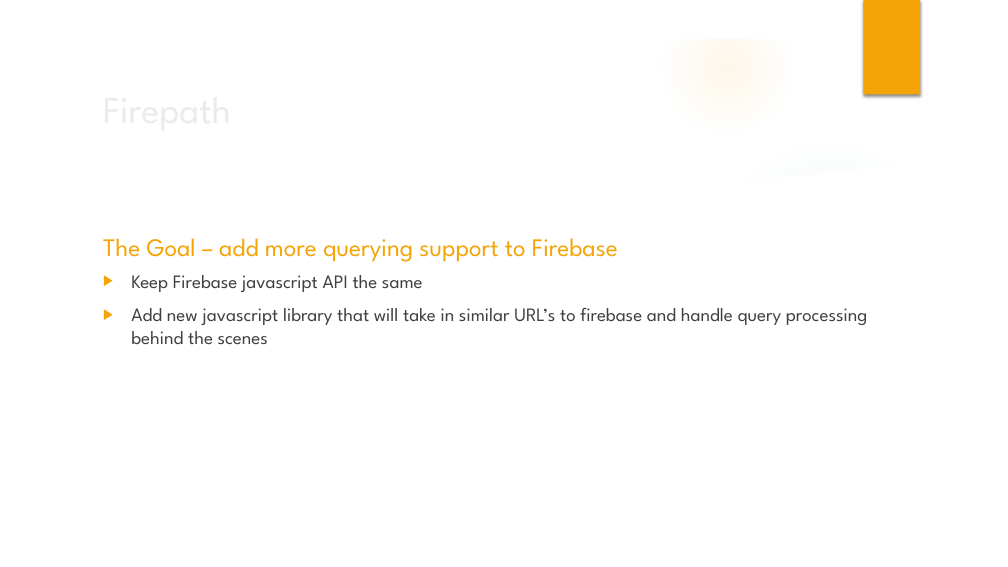
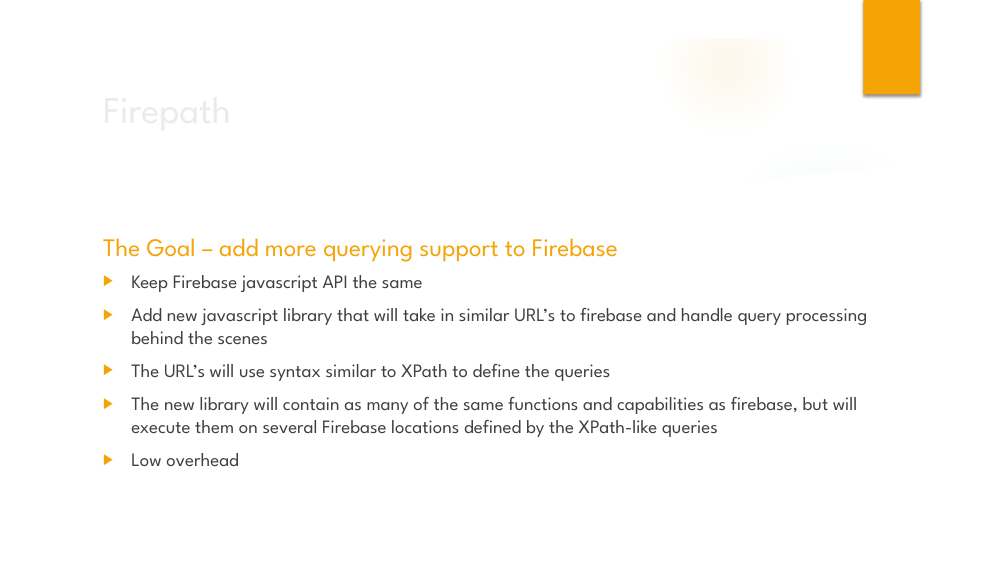
Before and after one commit to jbrelloch/Firepath, a slide deck: slide 14 of FirepathPresentation.pptx (slide 15 before the commit). Drawn at 1008x567 pixels with LibreOffice and Linux fonts; fonts in the diff are those of the drawing; background and template pictures are left out. Boxes give left, top, right and bottom in pixels: in the first picture for what was removed or moved away, otherwise in the second. Text is boxed around its words. In the diff, an @@ line names an element or a change of style, - is before the commit and + after.

Commit message:
Presentation 95% done

```diff
--- a/FirepathPresentation.pptx
+++ b/FirepathPresentation.pptx
@@ text at box(131, 364, 858, 466): paragraphs added @@
+▶ The URL’s will use syntax similar to XPath to define the queries
+▶ The new library will contain as many of the same functions and capabilities as firebase, but will execute them on several Firebase locations defined by the XPath-like queries
+▶ Low overhead
```
Also in this commit, not shown: 9 other slides changed, 15 slides added, 5 slides removed, 14 other files.
